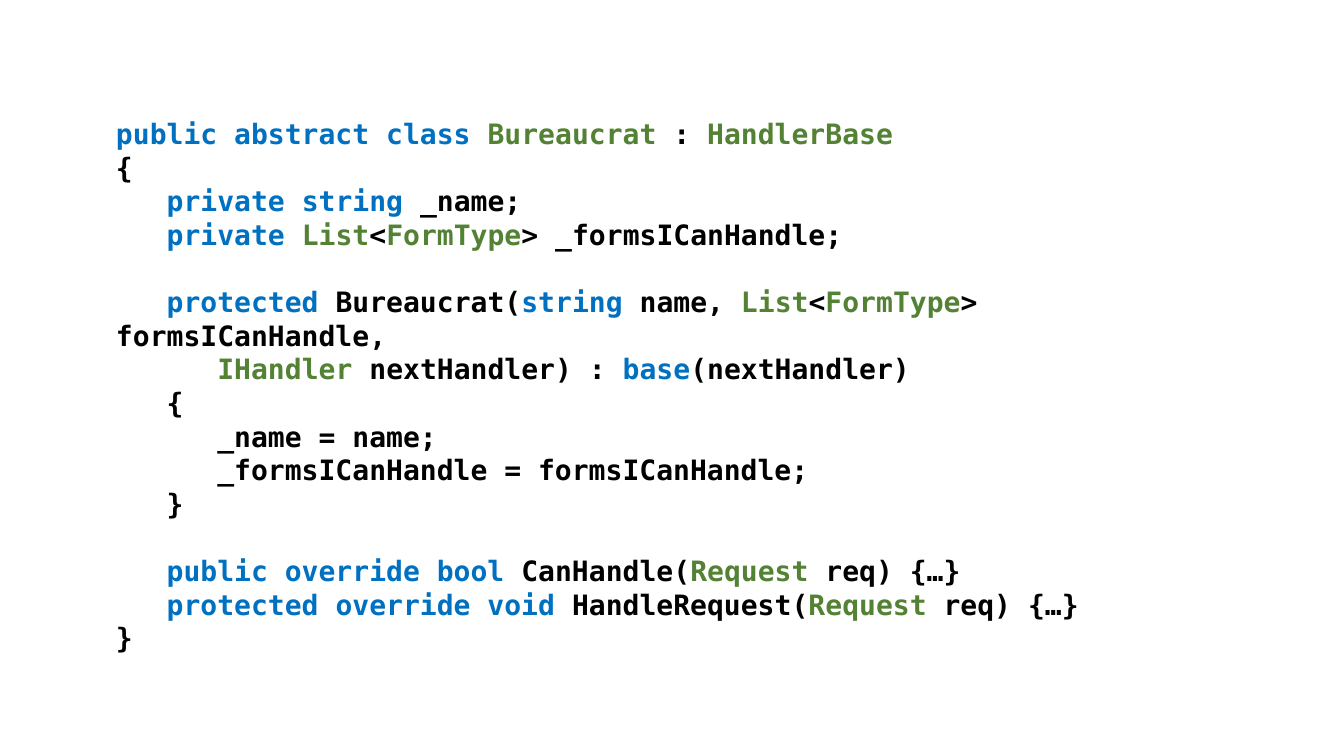
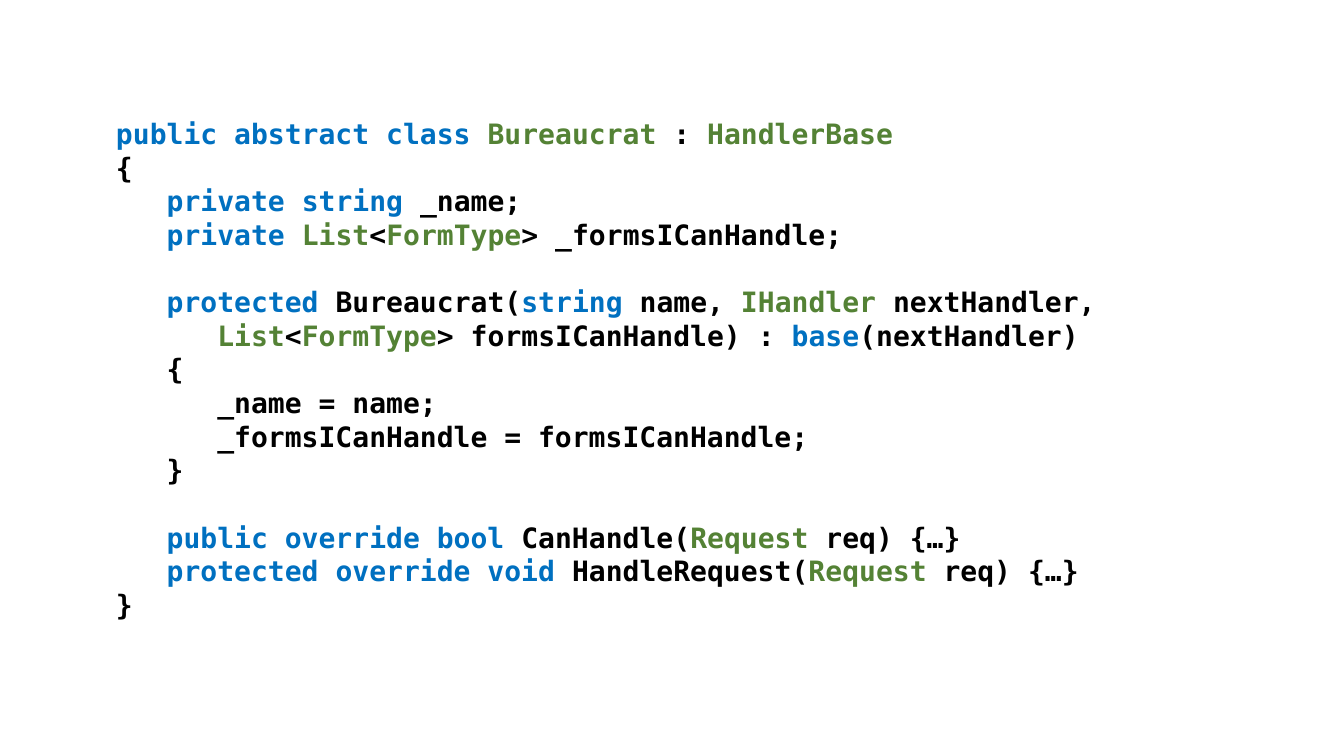
Before and after one commit to perl-easj/Teaching-materials, a slide deck: slide 16 of CSharpProgramming/Presentations/OOProgPartIII/ChainOfResponsibility.pptx (slide 15 before the commit). Drawn at 1344x756 pixels with LibreOffice and Linux fonts; fonts in the diff are those of the drawing. Boxes give left, top, right and bottom in pixels: in the first picture for what was removed or moved away, otherwise in the second. Text is boxed around its words. In the diff, an @@ line names an element or a change of style, - is before the commit and + after.

```diff
--- a/CSharpProgramming/Presentations/OOProgPartIII/ChainOfResponsibility.pptx
+++ b/CSharpProgramming/Presentations/OOProgPartIII/ChainOfResponsibility.pptx
@@ text at [167,290,1096,352]: text changed @@
-protected Bureaucrat(string name, List<FormType> formsICanHandle,
-IHandler nextHandler) : base(nextHandler)
+protected Bureaucrat(string name, IHandler nextHandler,
+List<FormType> formsICanHandle) : base(nextHandler)
```
Also in this commit, not shown: 2 other slides changed, 1 slide added, 1 other file.
